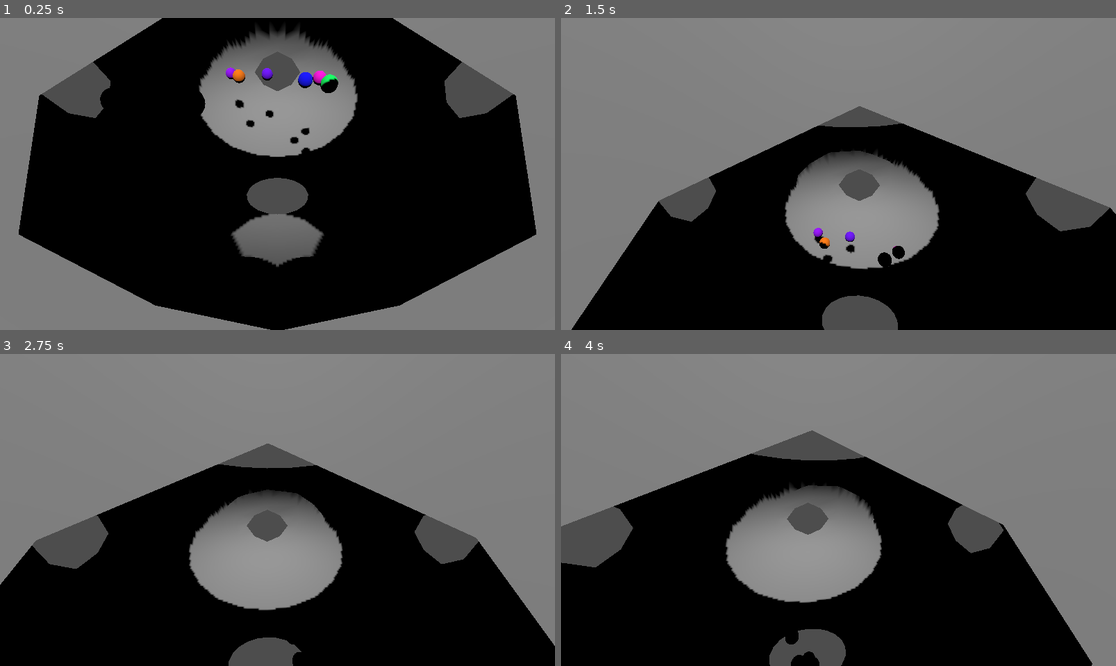
Above: before the commit, frames 1-4 (two rows, left to right).
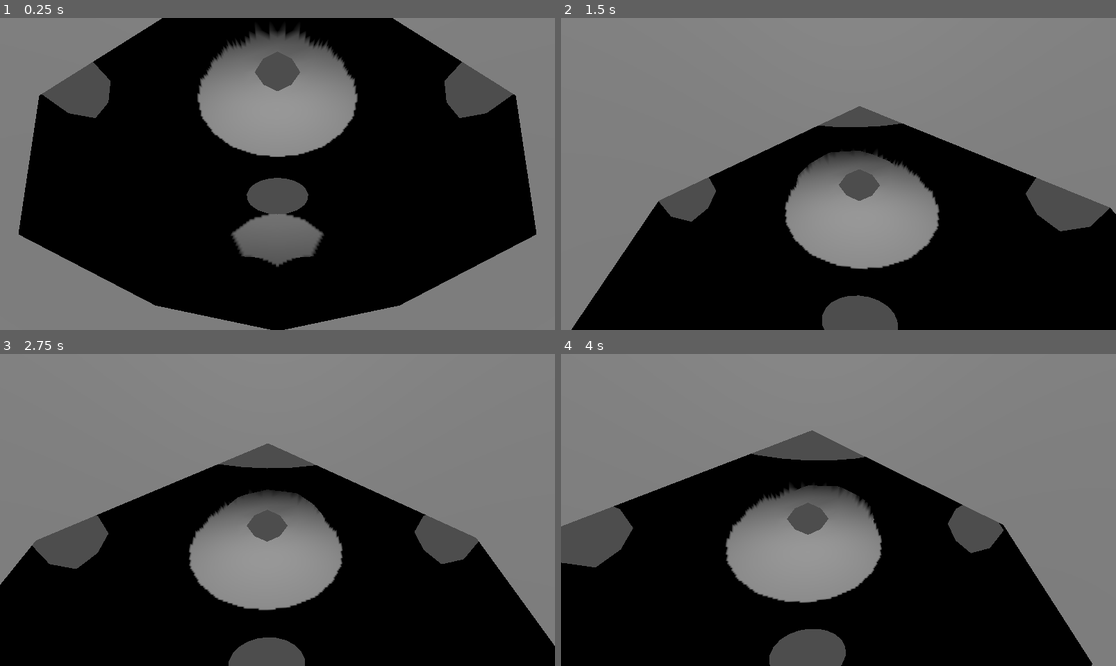
Above: after the commit, the same moments.

Repository: BryceHanke/physics_arena_battler
Game: Godot game, scene res://scenes/main.tscn
Same seed, same stepped clock (60 frames per second), same inputs: the game is played once before the commit and once after it.
Inputs (mouse positions are in pixels of both pictures, inside the frame that each line leads up to):
- Up to frame 1 (0.25 s): no input
- Up to frame 2 (1.5 s): move the mouse to (866, 174) at 0.52 s; tap S (camera_backward) at 0.6 s; move the mouse to (810, 174) at 1.27 s; tap Ctrl (camera_down) at 1.35 s
- Up to frame 3 (2.75 s): move the mouse to (288, 503) at 2.02 s; tap W (camera_forward) at 2.1 s
- Up to frame 4 (4 s): move the mouse to (832, 516) at 2.77 s; tap A (camera_left) at 2.85 s; move the mouse to (877, 513) at 3.52 s; tap D (camera_right) at 3.6 s

The runs differ from the first frame. In frame 1, 0.9% of the frame differs, in the area x 18-61%, y 15-44%; in frame 2, 0.4%; in frame 3, less than 0.1%; in frame 4, 0.3%.

Commit message:
feat: launch balls tangentially to ride arena walls
This commit modifies the ball spawning logic in `scripts/main.gd` to give each ball an initial tangential velocity. This is achieved by calculating a vector perpendicular to the ball's spawn position relative to the center of the arena and applying an impulse in that direction.

A `launch_speed` export variable has been added to allow for easy tuning of the launch force from the Godot editor. This change creates a "riding the walls" effect, where the balls are launched into a circular path around the arena.

Diff:
--- a/scripts/main.gd
+++ b/scripts/main.gd
@@ -6,6 +6,7 @@
 const DataFactory = preload("res://scripts/data_factory.gd")
 
 @export var ball_count: int = 10
+@export var launch_speed: float = 500.0
 
 var data_factory: DataFactory
 
@@ -41,4 +42,13 @@
 
 			ball.position = position
 			ball.apply_torque(torque)
+
+			# Calculate tangential impulse
+			var center_to_ball_xz = Vector3(position.x, 0, position.z)
+			if center_to_ball_xz.length() > 0: # Avoid division by zero if ball is at center
+				var tangent = Vector3(-center_to_ball_xz.z, 0, center_to_ball_xz.x).normalized()
+				var upward_component = Vector3(0, randf_range(0.2, 0.5), 0)
+				var launch_direction = (tangent + upward_component).normalized()
+				ball.apply_central_impulse(launch_direction * launch_speed)
+
 			add_child(ball)
